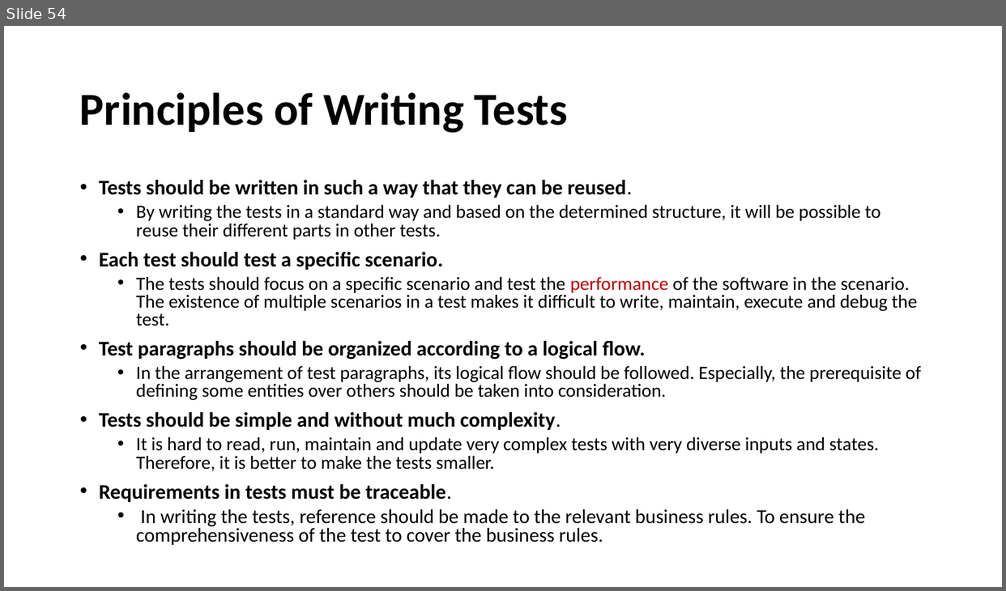
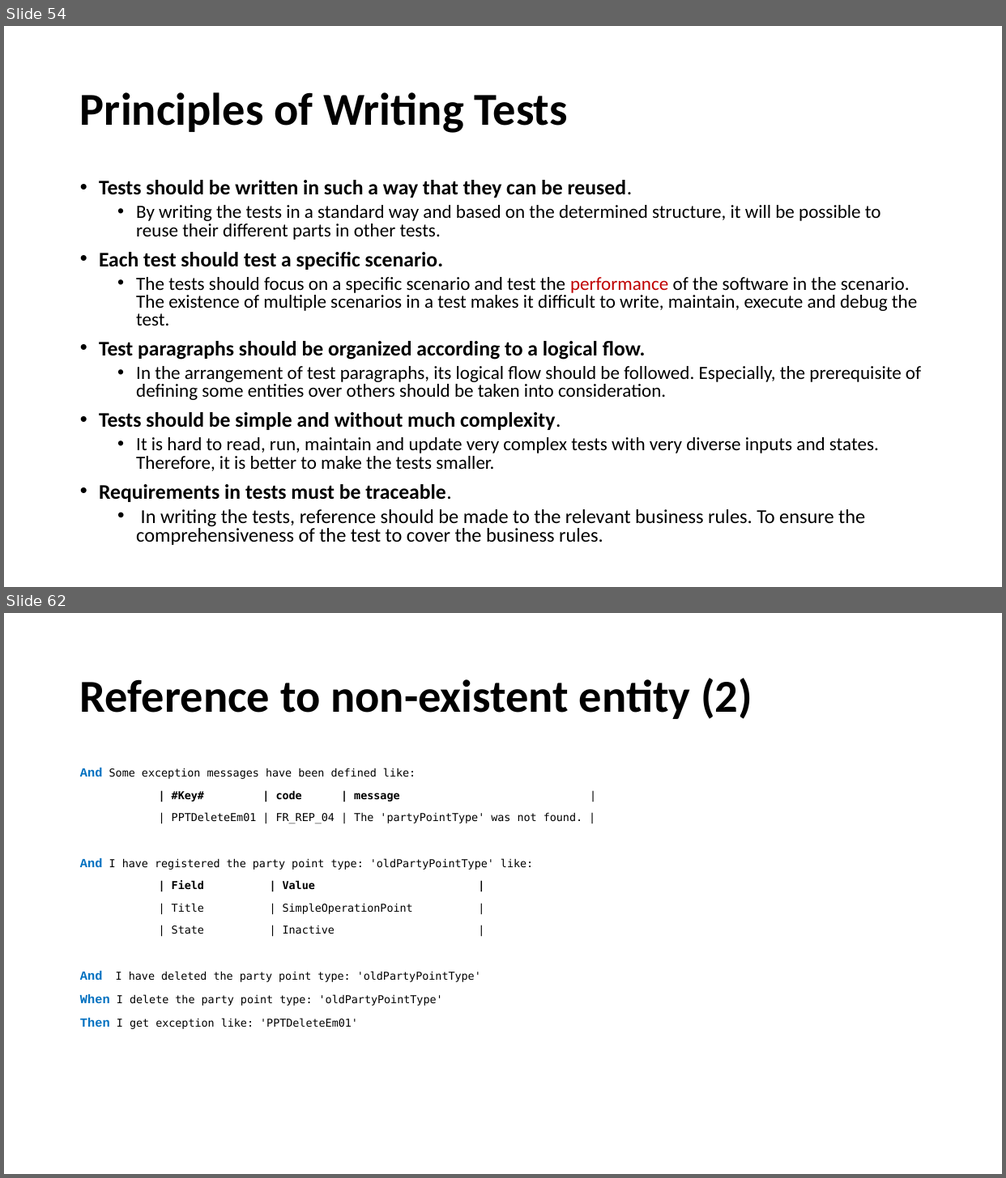
Before and after one commit to fmontazeri/Knowledeg, a slide deck: Gherkin.pptx. Shown one above the other, each under a label of ours: slide 54 before the commit, slides 54 and 62 after it; the slides between them are not shown. The pictures are 1006x591 and 1006x1178 pixels, drawn with LibreOffice and Linux fonts; fonts in the diff are those of the drawing. Boxes give left, top, right and bottom in pixels: in the first picture for what was removed or moved away, otherwise in the second. Text is boxed around its words. In the diff, an @@ line names an element or a change of style, - is before the commit and + after.

Commit message:
delete scenario for no-existance object

```diff
--- a/Gherkin.pptx
+++ b/Gherkin.pptx
@@ slide 62 added at <box>4,613,1002,1174</box>, background #FFFFFF @@
@@ title added at <box>80,678,752,719</box>, 44 pt, text #000000, bold @@
+Reference to non-existent entity (2)
@@ text added at <box>80,768,582,1029</box>, 10.5 pt, text #000000 @@
+And Some exception messages have been defined like:
+| #Key# | code | message |
+| PPTDeleteEm01 | FR_REP_04 | The 'partyPointType' was not found. |
+And I have registered the party point type: 'oldPartyPointType' like:
+| Field | Value |
+| Title | SimpleOperationPoint |
+| State | Inactive |
+And I have deleted the party point type: 'oldPartyPointType'
+When I delete the party point type: 'oldPartyPointType'
+Then I get exception like: 'PPTDeleteEm01'
```
Also in this commit, not shown: 4 slides changed, 7 other slides added.
